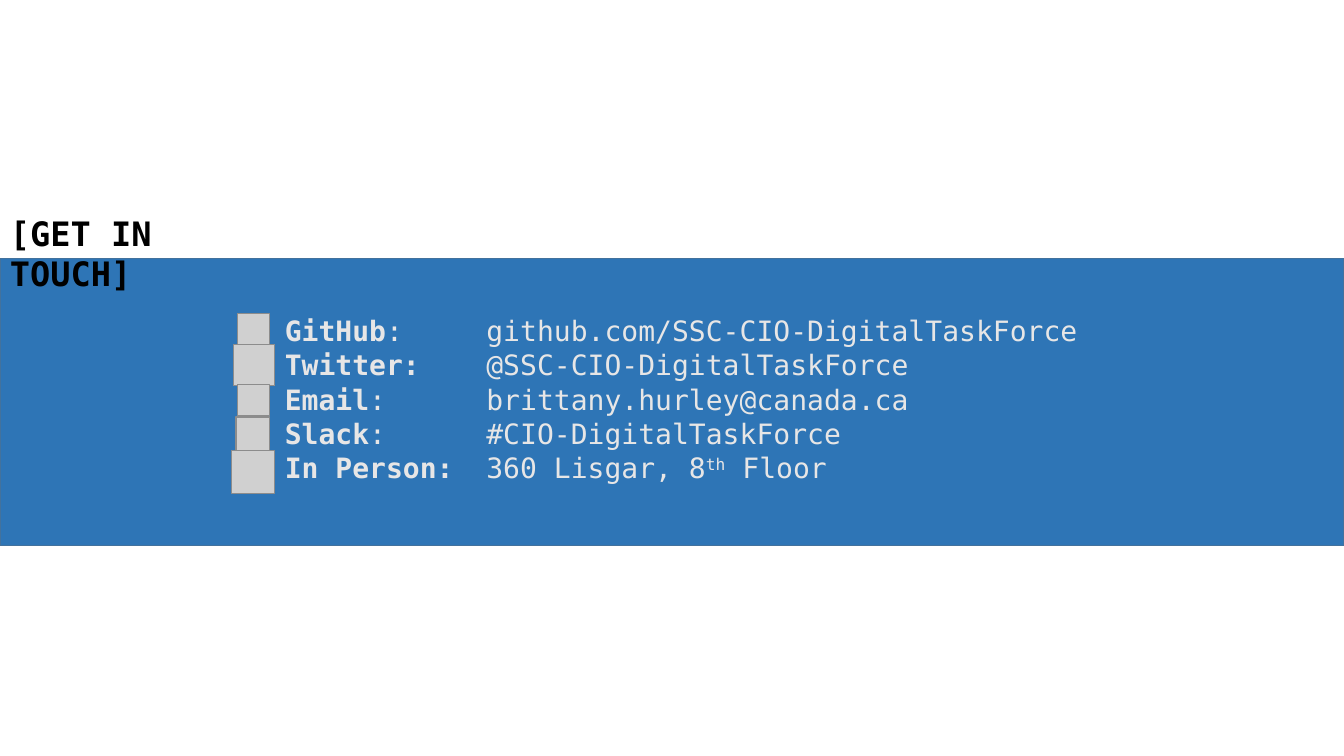
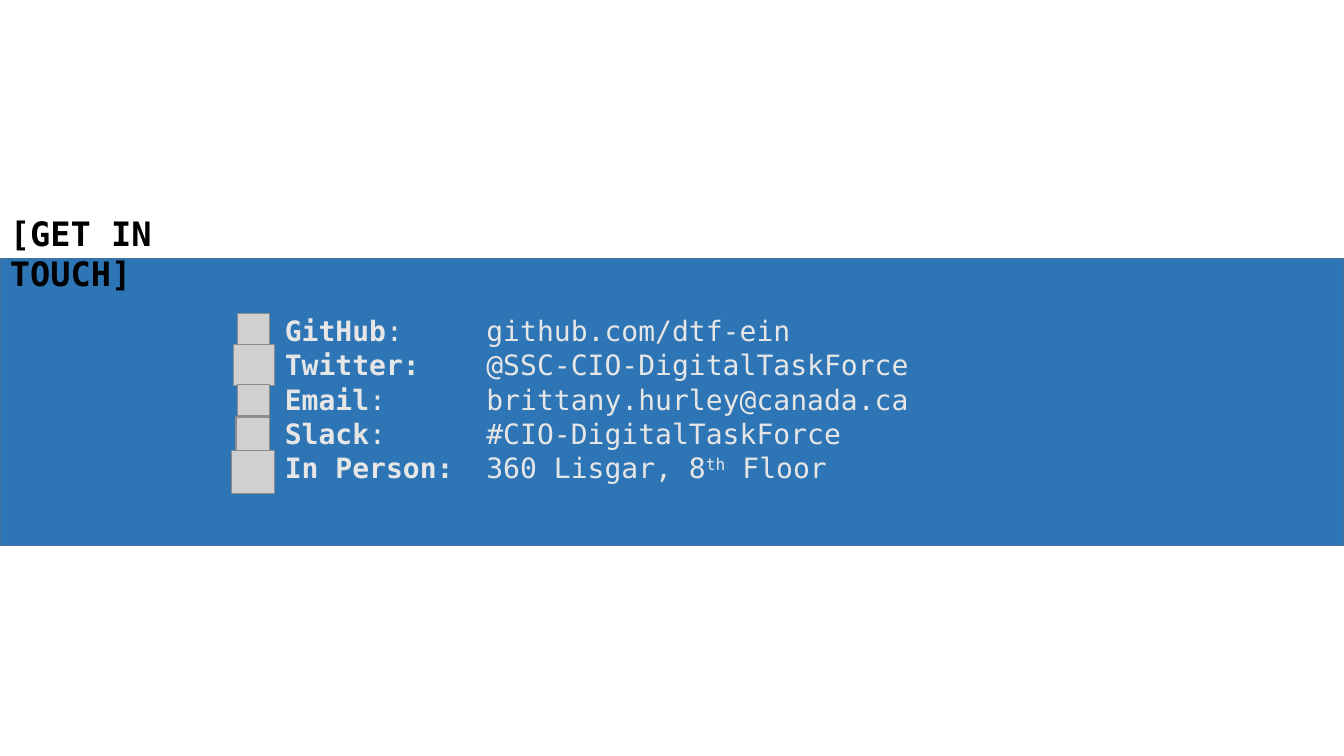
Before and after one commit to dto-btn/reading-material, a slide deck: slide 9 of Digital Task Force - Introduction - long form.pptx. Drawn at 1344x756 pixels with LibreOffice and Linux fonts; fonts in the diff are those of the drawing; grey boxes stand for pictures. Boxes give left, top, right and bottom in pixels: in the first picture for what was removed or moved away, otherwise in the second. Text is boxed around its words. In the diff, an @@ line names an element or a change of style, - is before the commit and + after.

```diff
--- a/Digital Task Force - Introduction - long form.pptx
+++ b/Digital Task Force - Introduction - long form.pptx
@@ text at (285,318,790,347): text changed @@
-GitHub: github.com/SSC-CIO-DigitalTaskForce
+GitHub: github.com/dtf-ein
```
Also in this commit, not shown: 1 other slide changed, 1 other file.
